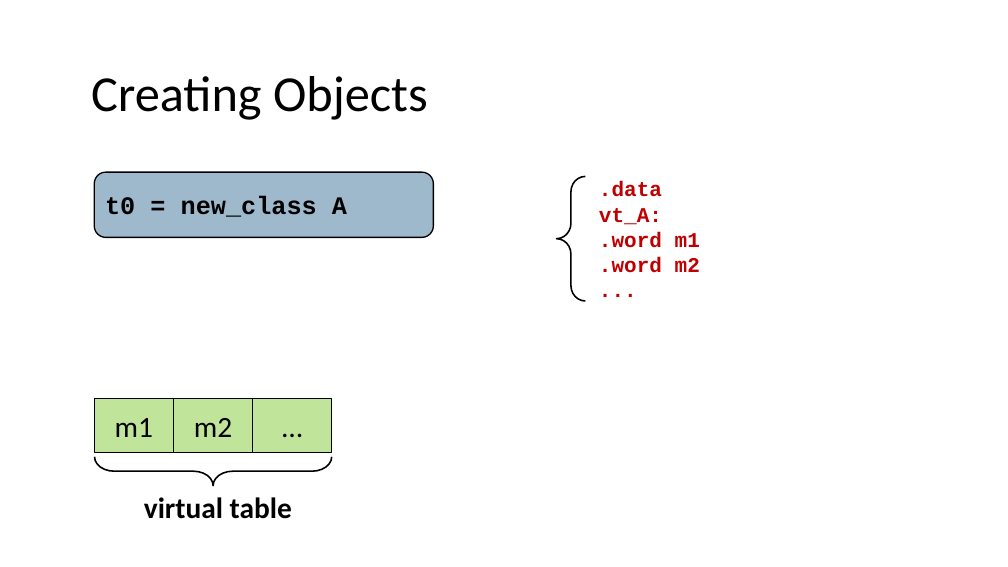
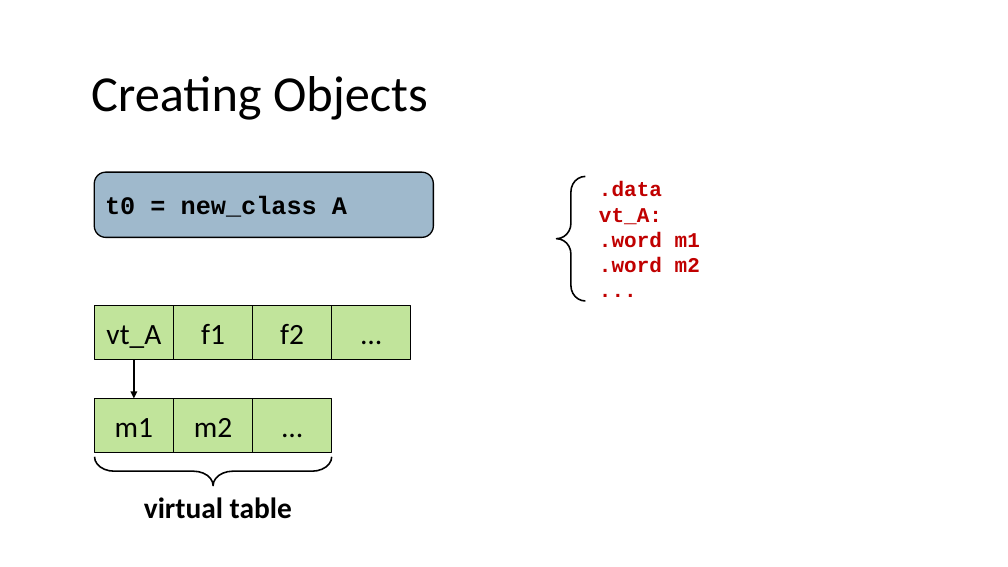
Before and after one commit to nivshani/compilation, a slide deck: slide 85 of slides/codegen.pptx. Drawn at 1008x567 pixels with LibreOffice and Linux fonts; fonts in the diff are those of the drawing. Boxes give left, top, right and bottom in pixels: in the first picture for what was removed or moved away, otherwise in the second. Text is boxed around its words. In the diff, an @@ line names an element or a change of style, - is before the commit and + after.

```diff
--- a/slides/codegen.pptx
+++ b/slides/codegen.pptx
@@ group added at (95, 306, 411, 359): 4 rectangles @@
+vt_A
+f1
+f2
+…
@@ arrow added from (134, 360) to (134, 399), #000000 2.25 pt @@
```
Also in this commit, not shown: 19 other slides changed, 1 other file.
